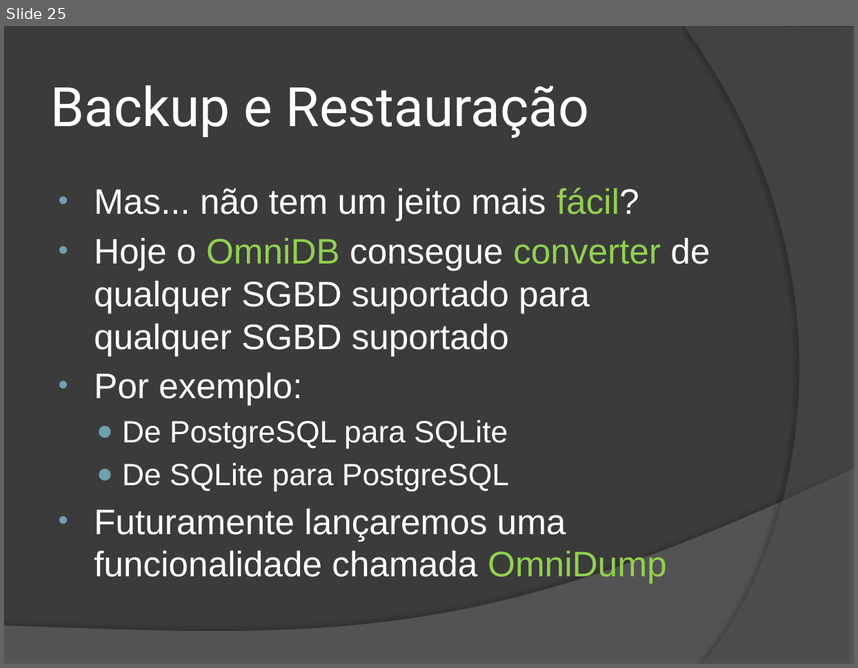
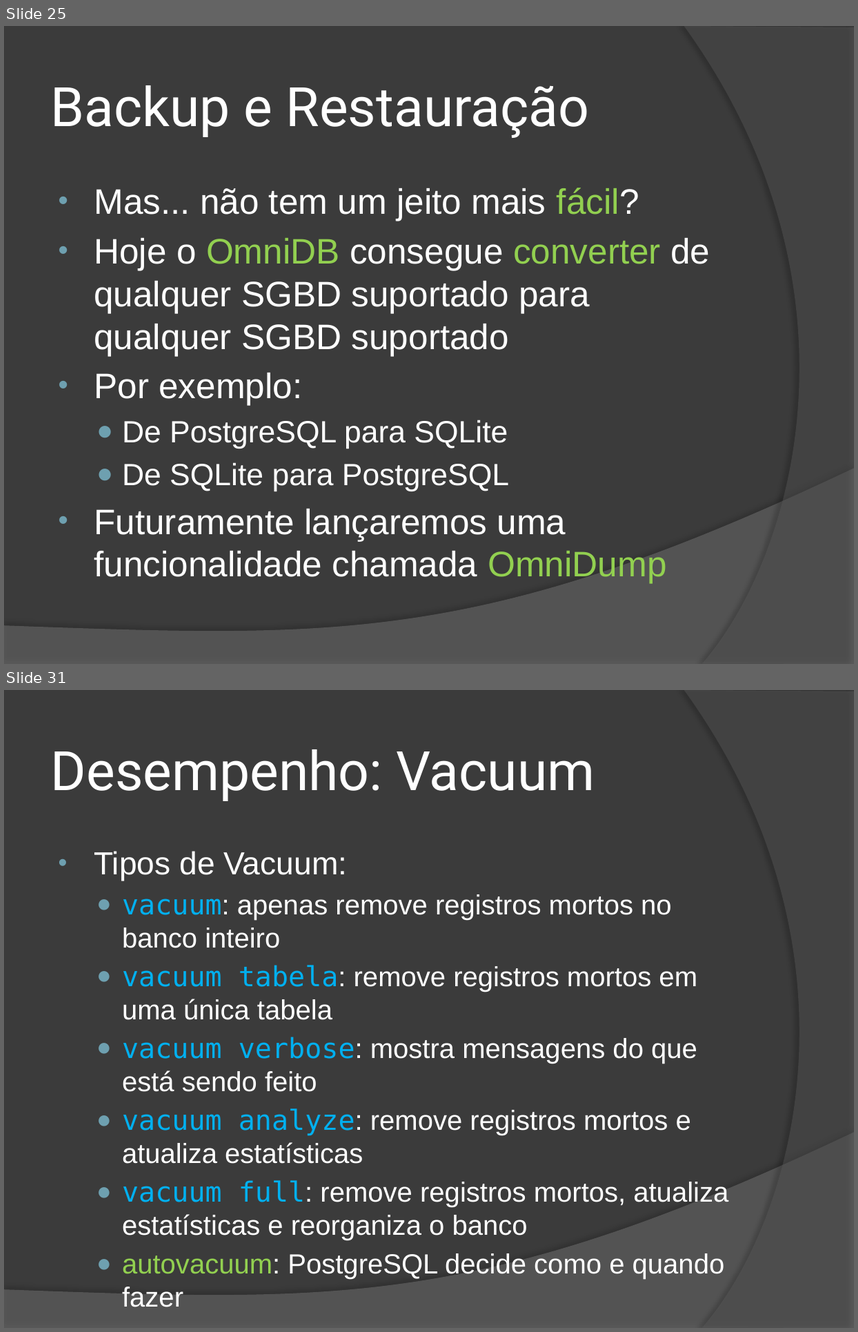
Before and after one commit to wind39/wind39.github.io, a slide deck: curso/modulo3capitulo5.pptx. Shown one above the other, each under a label of ours: slide 25 before the commit, slides 25 and 31 after it; the slides between them are not shown. The pictures are 858x668 and 858x1332 pixels, drawn with LibreOffice and Linux fonts; fonts in the diff are those of the drawing. Boxes give left, top, right and bottom in pixels: in the first picture for what was removed or moved away, otherwise in the second. Text is boxed around its words. In the diff, an @@ line names an element or a change of style, - is before the commit and + after.

```diff
--- a/curso/modulo3capitulo5.pptx
+++ b/curso/modulo3capitulo5.pptx
@@ slide 31 added at <box>4,690,854,1328</box>, background #3B3B3B; not listed: 2 template elements that a slide beside it also shows @@
@@ title added at <box>51,749,595,801</box>, 46 pt, text #FFFFFF @@
+Desempenho: Vacuum
@@ text added at <box>94,851,728,1307</box>, 23.4 pt, text #FFFFFF @@
+• Tipos de Vacuum:
+  ● vacuum: apenas remove registros mortos no banco inteiro
+  ● vacuum tabela: remove registros mortos em uma única tabela
+  ● vacuum verbose: mostra mensagens do que está sendo feito
+  ● vacuum analyze: remove registros mortos e atualiza estatísticas
+  ● vacuum full: remove registros mortos, atualiza estatísticas e reorganiza o banco
+  ● autovacuum: PostgreSQL decide como e quando fazer
```
Also in this commit, not shown: 6 slides changed, 11 other slides added, 1 other file.
